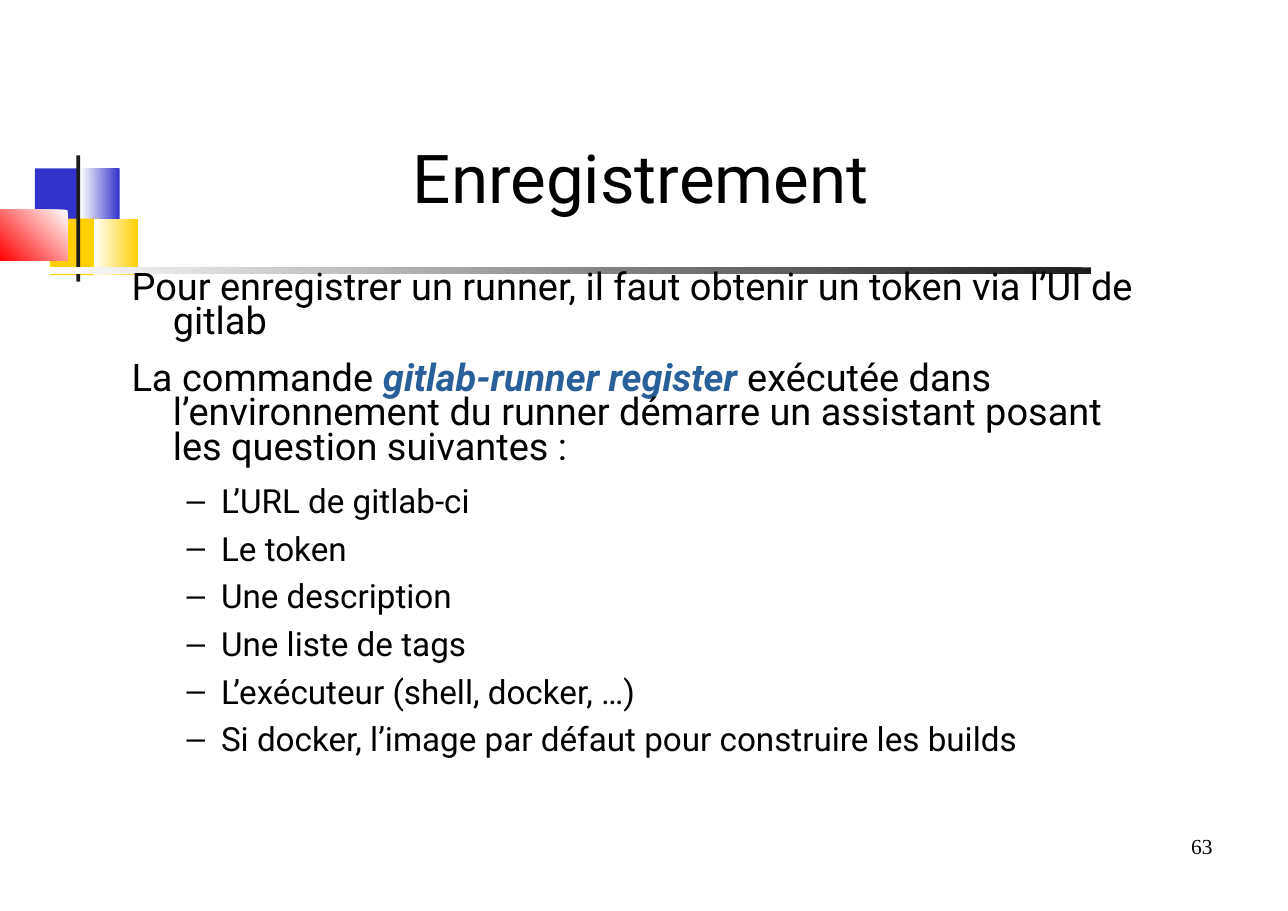
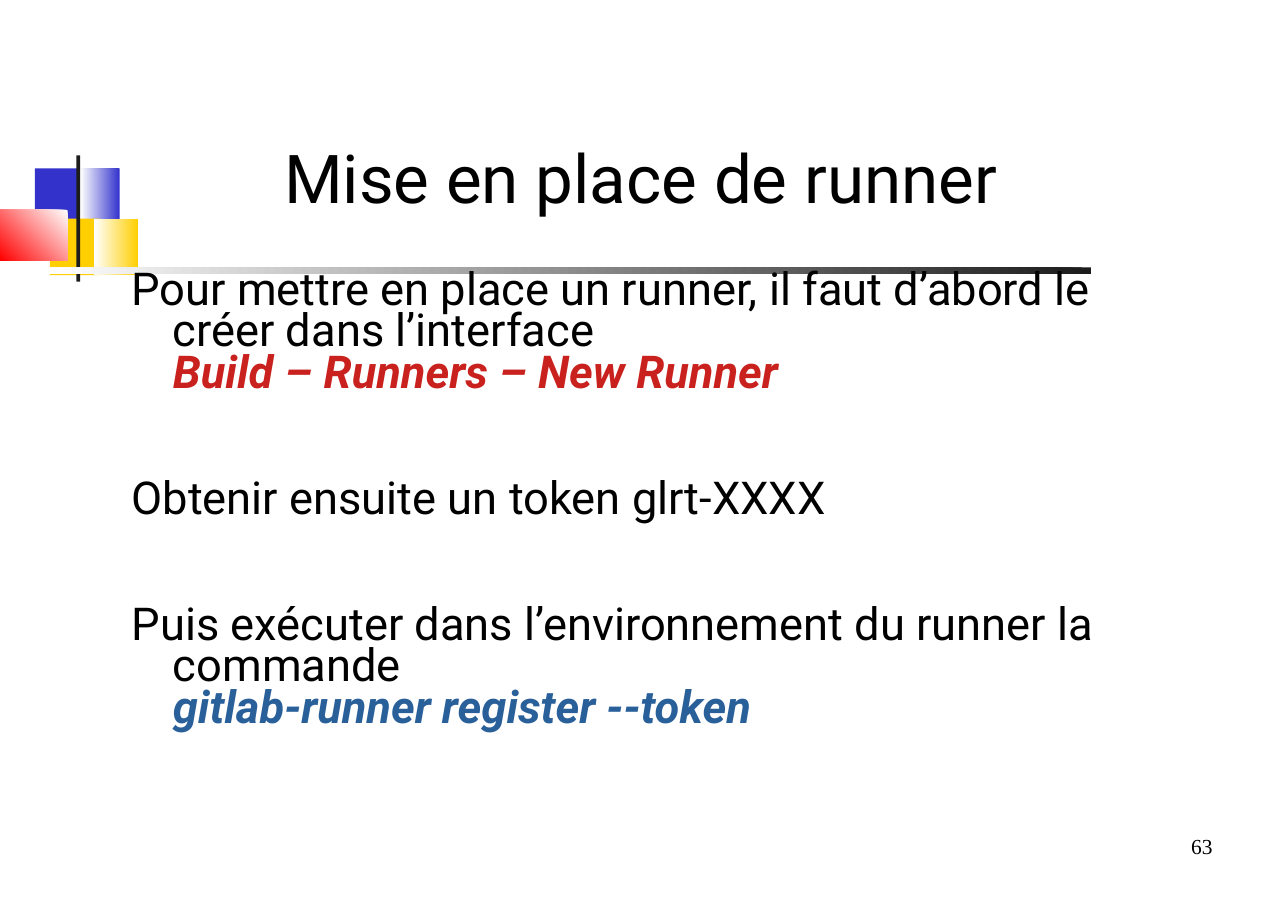
Before and after one commit to dthibau/gitlab, a slide deck: slide 63 of Gitlab.odp. Drawn at 1288x911 pixels with LibreOffice and Linux fonts; fonts in the diff are those of the drawing. Boxes give left, top, right and bottom in pixels: in the first picture for what was removed or moved away, otherwise in the second. Text is boxed around its words. In the diff, an @@ line names an element or a change of style, - is before the commit and + after.

Commit message:
Mise à jour, dépréciation

```diff
--- a/Gitlab.odp
+++ b/Gitlab.odp
@@ title at (284, 152, 997, 217): text changed @@
-Enregistrement
+Mise en place de runner
@@ text at (132, 264, 1093, 733): text changed; size 24.8 to 29.6 pt @@
-Pour enregistrer un runner, il faut obtenir un token via l’UI de gitlab
-La commande gitlab-runner register exécutée dans l’environnement du runner démarre un assistant posant les question suivantes :
-  – L’URL de gitlab-ci
-  – Le token
-  – Une description
-  – Une liste de tags
-  – L’exécuteur (shell, docker, …)
-  – Si docker, l’image par défaut pour construire les builds
+Pour mettre en place un runner, il faut d’abord le créer dans l’interface
+Build – Runners – New Runner
+Obtenir ensuite un token glrt-XXXX
+Puis exécuter dans l’environnement du runner la commande
+gitlab-runner register --token
```
Also in this commit, not shown: 22 other slides changed, 2 slides added, 65 slides removed, 1 other file.
